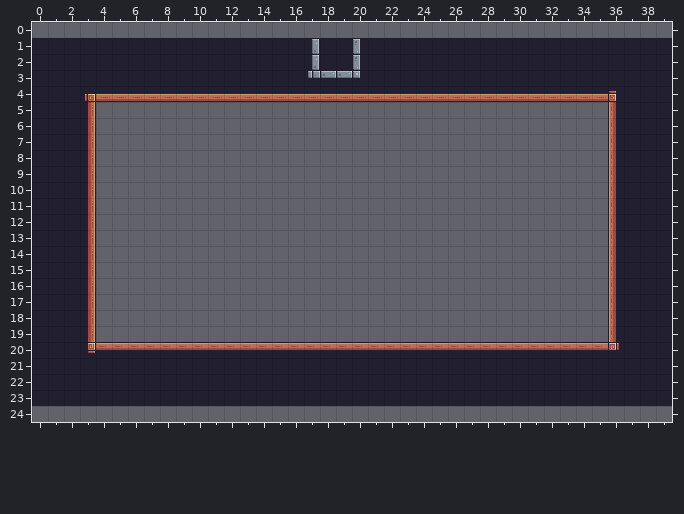
Tiled map -- assets/tiles/hit_run/hard-no-sound.tmx. This is how it looked before the edit.
Cells are 16x16 px. Shown: x 0..39, y 0..24. The old version is drawn lined up with the new one.
New version:
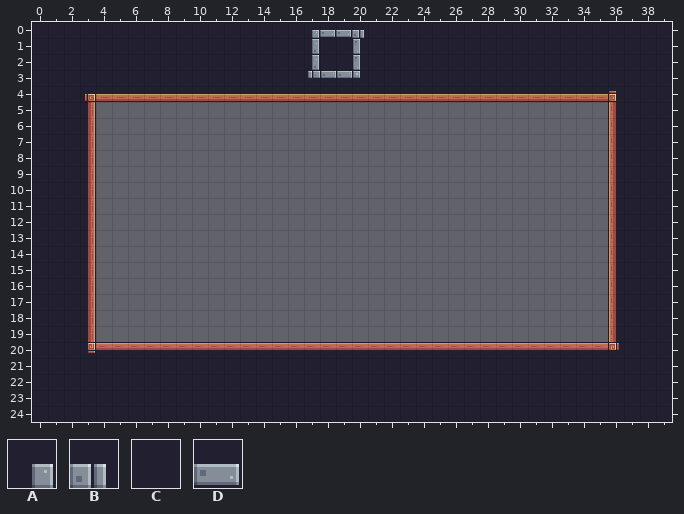
Key: from "Pixel Adventure": A 3, B 4, C 23, D 45.
_ is an empty cell, . an unchanged one.
What changed:
map size 40x23 -> 40x25 cells (old content now starts at 0,1; both pictures use the new coordinates)
--- layer "Background"
@@ x 0..39 @@
- 0 ________________________________________
+ 0 CCCCCCCCCCCCCCCCCADDBCCCCCCCCCCCCCCCCCCC
@@ x 0..39 @@
-24 ________________________________________
+24 CCCCCCCCCCCCCCCCCCCCCCCCCCCCCCCCCCCCCCCC
Boxes around the changes in both pictures, in picture pixels (x1, y1, x2, y2):
added: (32, 22, 672, 38)
added: (32, 406, 672, 422)
